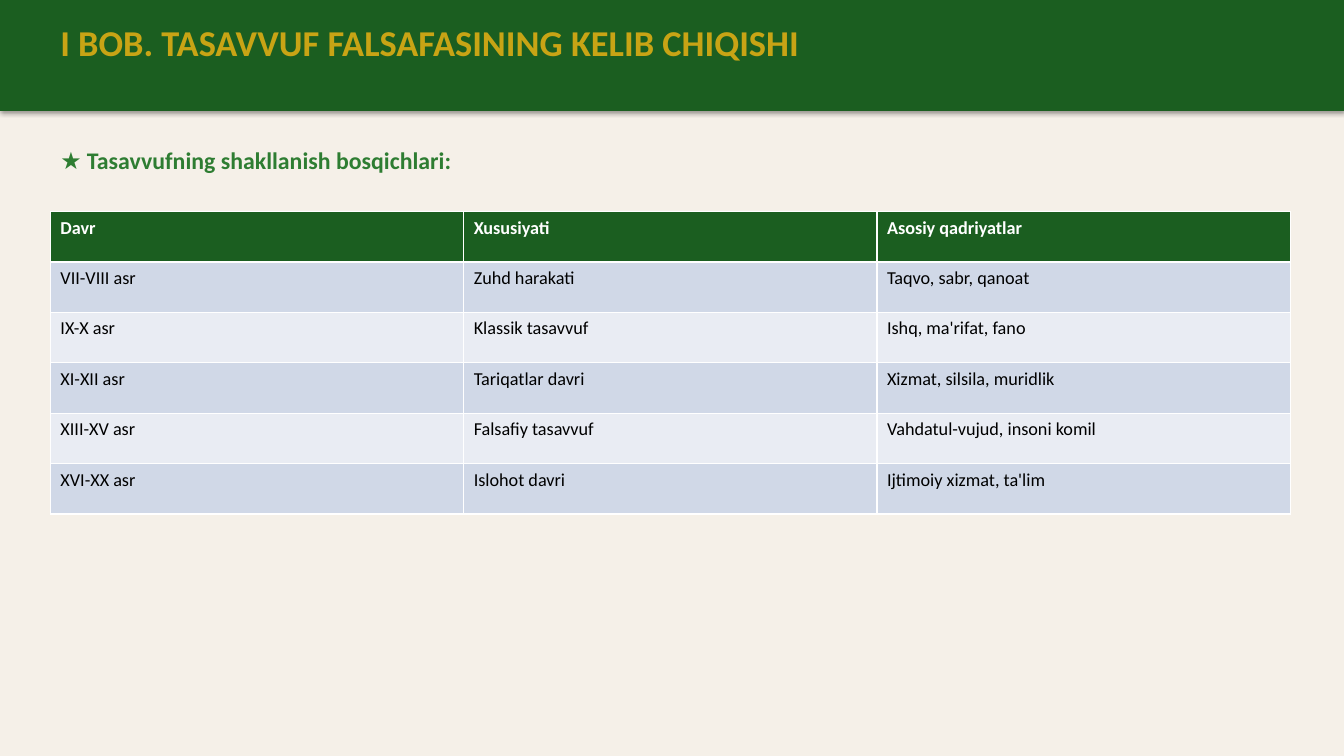
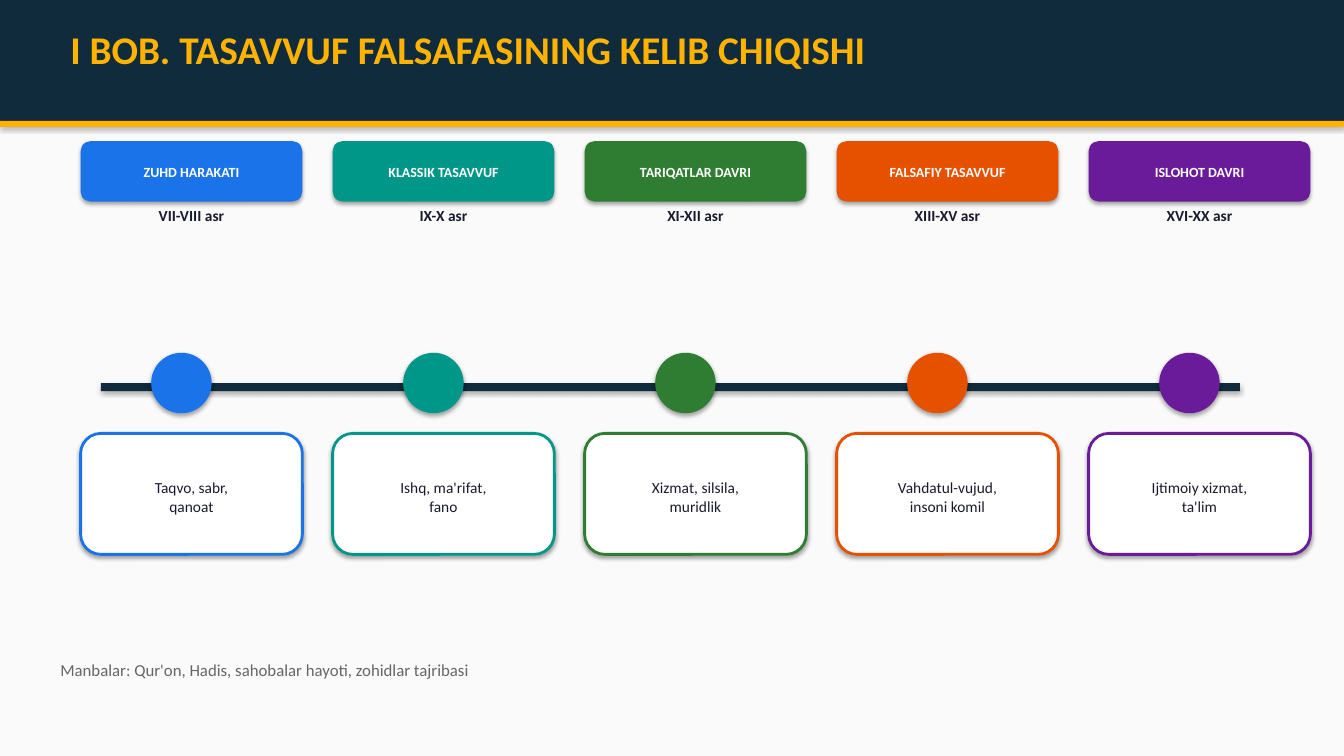
Before and after one commit to chinpolatovumidjon88-lab/BADIRYAR, a slide deck: slide 5 of Tasavvuf_Qadriyatlar_Taqdimot.pptx. Drawn at 1344x756 pixels with LibreOffice and Linux fonts; fonts in the diff are those of the drawing. Boxes give left, top, right and bottom in pixels: in the first picture for what was removed or moved away, otherwise in the second. Text is boxed around its words. In the diff, an @@ line names an element or a change of style, - is before the commit and + after.

Commit message:
Tasavvuf taqdimoti v2: grafiklar, sxemalar, diagrammalar bilan

```diff
--- a/Tasavvuf_Qadriyatlar_Taqdimot.pptx
+++ b/Tasavvuf_Qadriyatlar_Taqdimot.pptx
@@ background #F5F0E8 to #FAFAFA @@
@@ rectangle: place and size @@
-rectangle at box(0, 0, 1344, 111)
+rectangle at box(0, 0, 1344, 121)
@@ rectangle at box(0, 0, 1344, 121): fill #1B5E20 to #0F2B3C @@
@@ text "I BOB. TASAVVUF FALSAFASINING KELIB ...": place and size @@
-text "I BOB. TASAVVUF FALSAFASINING KELIB ..." at box(60, 32, 798, 61)
+text "I BOB. TASAVVUF FALSAFASINING KELIB ..." at box(70, 38, 865, 69)
@@ text "I BOB. TASAVVUF FALSAFASINING KELIB ..." at box(70, 38, 865, 69): size 26 to 28 pt, text colour #C8A415 to #FFB300 @@
@@ rectangle added at box(0, 121, 1344, 127), fill #FFB300 @@
@@ rounded rectangle added at box(81, 141, 302, 202), fill #1A73E8, 10 pt, text #FFFFFF, bold @@
+ZUHD HARAKATI
@@ rounded rectangle added at box(333, 141, 555, 202), fill #009688, 10 pt, text #FFFFFF, bold @@
+KLASSIK TASAVVUF
@@ rounded rectangle added at box(585, 141, 807, 202), fill #2E7D32, 10 pt, text #FFFFFF, bold @@
+TARIQATLAR DAVRI
@@ rounded rectangle added at box(837, 141, 1059, 202), fill #E65100, 10 pt, text #FFFFFF, bold @@
+FALSAFIY TASAVVUF
@@ rounded rectangle added at box(1089, 141, 1311, 202), fill #6A1B9A, 10 pt, text #FFFFFF, bold @@
+ISLOHOT DAVRI
@@ text removed at box(87, 152, 451, 173) @@
-★ Tasavvufning shakllanish bosqichlari:
@@ table removed at box(50, 212, 1291, 514), 6 rows, 3 columns @@
-Davr | Xususiyati | Asosiy qadriyatlar
-VII-VIII asr | Zuhd harakati | Taqvo, sabr, qanoat
-IX-X asr | Klassik tasavvuf | Ishq, ma'rifat, fano
-XI-XII asr | Tariqatlar davri | Xizmat, silsila, muridlik
-XIII-XV asr | Falsafiy tasavvuf | Vahdatul-vujud, insoni komil
-XVI-XX asr | Islohot davri | Ijtimoiy xizmat, ta'lim
@@ text added at box(159, 211, 224, 221), 11 pt, text #1A1A2E, bold @@
+VII-VIII asr
@@ text added at box(420, 211, 467, 221), 11 pt, text #1A1A2E, bold @@
+IX-X asr
@@ text added at box(667, 211, 723, 221), 11 pt, text #1A1A2E, bold @@
+XI-XII asr
@@ text added at box(915, 211, 980, 221), 11 pt, text #1A1A2E, bold @@
+XIII-XV asr
@@ text added at box(1167, 211, 1232, 221), 11 pt, text #1A1A2E, bold @@
+XVI-XX asr
@@ ellipse added at box(151, 353, 212, 413), fill #1A73E8 @@
@@ ellipse added at box(403, 353, 464, 413), fill #009688 @@
@@ ellipse added at box(655, 353, 716, 413), fill #2E7D32 @@
@@ ellipse added at box(907, 353, 968, 413), fill #E65100 @@
@@ ellipse added at box(1159, 353, 1220, 413), fill #6A1B9A @@
@@ rectangle added at box(101, 383, 1240, 391), fill #0F2B3C @@
@@ rounded rectangle added at box(81, 434, 302, 555), fill #FFFFFF, outline #1A73E8 2 pt, 11 pt, text #1A1A2E @@
+Taqvo, sabr,
+qanoat
@@ rounded rectangle added at box(333, 434, 555, 555), fill #FFFFFF, outline #009688 2 pt, 11 pt, text #1A1A2E @@
+Ishq, ma'rifat,
+fano
@@ rounded rectangle added at box(585, 434, 807, 555), fill #FFFFFF, outline #2E7D32 2 pt, 11 pt, text #1A1A2E @@
+Xizmat, silsila,
+muridlik
@@ rounded rectangle added at box(837, 434, 1059, 555), fill #FFFFFF, outline #E65100 2 pt, 11 pt, text #1A1A2E @@
+Vahdatul-vujud,
+insoni komil
@@ rounded rectangle added at box(1089, 434, 1311, 555), fill #FFFFFF, outline #6A1B9A 2 pt, 11 pt, text #1A1A2E @@
+Ijtimoiy xizmat,
+ta'lim
@@ text added at box(60, 664, 468, 679), 12 pt, text #666666 @@
+Manbalar: Qur'on, Hadis, sahobalar hayoti, zohidlar tajribasi
```
Also in this commit, not shown: 13 other slides changed, 1 slide added, 1 slide removed.
